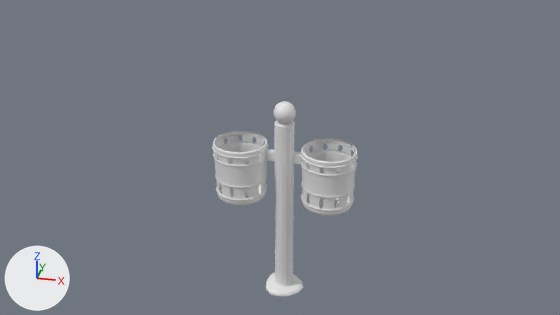
An edit to the Blender file CarGL.V2.1 (Shaders)/Modelos/papelera.blend, drawn before and after from the same camera.
Before and after are seen from the file's camera 'Camera'. The axes (+X, +Y, +Z) are drawn at lower left. The lights are the same throughout.
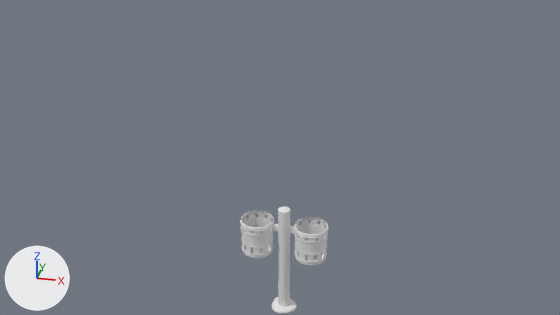
Diff of the bpy script that builds the scene:
```diff
--- a/CarGL.V2.1 (Shaders)/Modelos/papelera.blend.py
+++ b/CarGL.V2.1 (Shaders)/Modelos/papelera.blend.py
@@ me_cylinder_001 @@
 # used by ob_base; location = (-0.049, 0.354, 0.018); rotation_euler = (0.0, 0.0, -1.572), in degrees (0, 0, -90); scale = (1.03, 1.03, 1.03)
-me_cylinder_001.from_pydata(...)  # 38 vertices, 23 faces; spans x -0.433..0.433, y -0.25..0.5, z -0.065..0.065
+me_cylinder_001.from_pydata(...)  # 7608 vertices, 7406 faces; spans x -0.286..0.277, y -0.736..0.728, z -0.053..1.968
+# me_cylinder_001 part 1: 38 vertices removed from x -0.433..0.433, y -0.25..0.5, z -0.065..0.065; 7608 vertices added at x -0.286..0.277, y -0.736..0.728, z -0.053..1.968
@@ ob_cylinder_001 @@
-ob_cylinder_001 = bpy.data.objects.new('Cylinder.001', me_cylinder_003)
-ob_cylinder_001.location = (-0.52, 0.358, 1.45)
-ob_cylinder_001.scale = (1.03, 1.03, 1.03)
@@ ob_sphere @@
-ob_sphere = bpy.data.objects.new('Sphere', me_sphere_001)
-ob_sphere.location = (-0.048, 0.35, 2.152)
-ob_sphere.scale = (1.11, 1.11, 1.11)
@@ ob_cylinder @@
-ob_cylinder = bpy.data.objects.new('Cylinder', me_cylinder_004)
-ob_cylinder.location = (0.413, 0.358, 1.45)
-ob_cylinder.scale = (1.03, 1.03, 1.03)
@@ ob_palo @@
-ob_palo = bpy.data.objects.new('Palo', me_cylinder_002)
-ob_palo.location = (-0.049, 0.354, 1.058)
-ob_palo.scale = (0.517, 0.517, 15.1)
@@ ob_base @@
 ob_base = bpy.data.objects.new('Base', me_cylinder_001)
-ob_base.location = (-0.049, 0.354, 0.018)
+ob_base.location = (0.029, -0.01, 0.028)
 ob_base.rotation_euler = (0.0, 0.0, -1.572)  # degrees (0, 0, -90)
-ob_base.scale = (1.03, 1.03, 1.03)
-_m = ob_base.modifiers.new('Subsurf', 'SUBSURF')
-_m.levels = 3
+ob_base.scale = (0.626, 0.626, 0.626)
```

Boxes [x1, y1, x2, y2] around the edits, measured in the pictures (560 x 315 px):
'Base', reshaped, moved, rescaled, modifiers changed: before [266, 272, 303, 297]; after [240, 206, 329, 313]
'Cylinder', deleted: before [300, 139, 358, 216]
'Cylinder.001', deleted: before [212, 131, 268, 206]
'Palo', deleted: before [265, 120, 302, 286]
'Sphere', deleted: before [273, 101, 296, 124]
